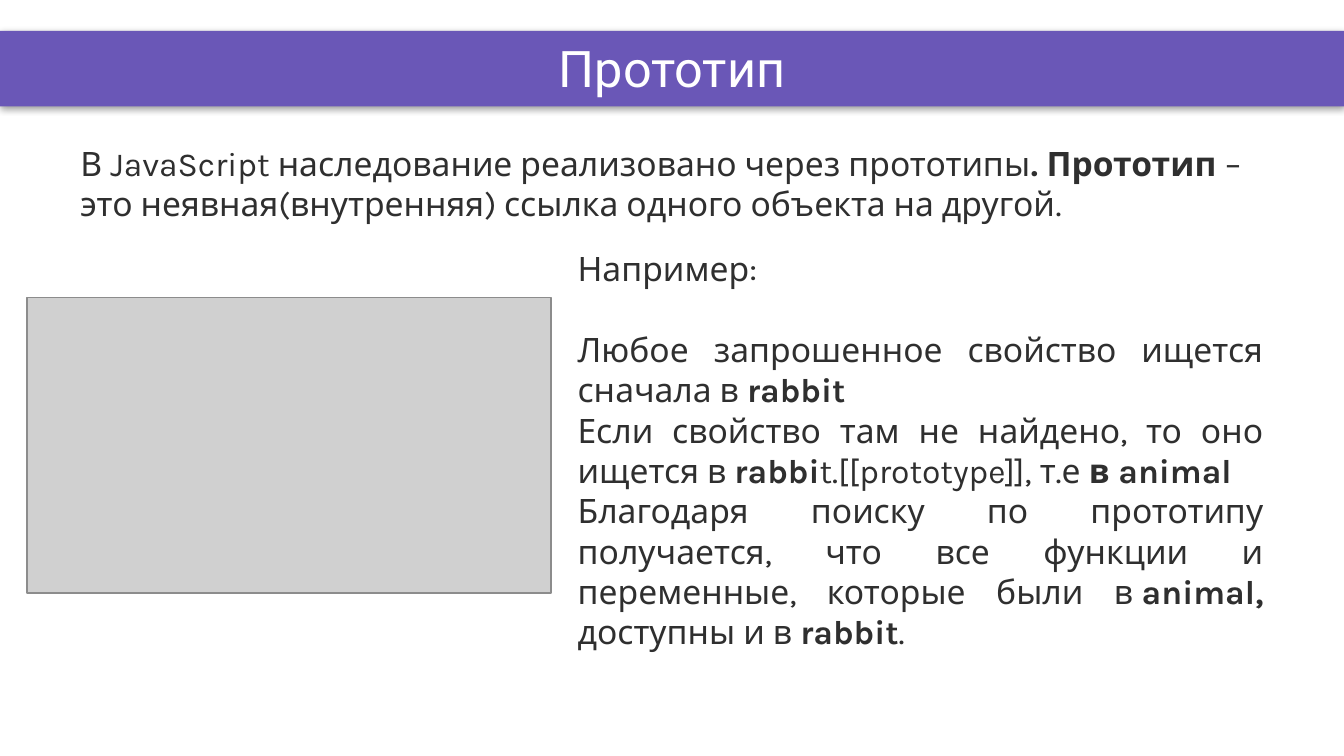
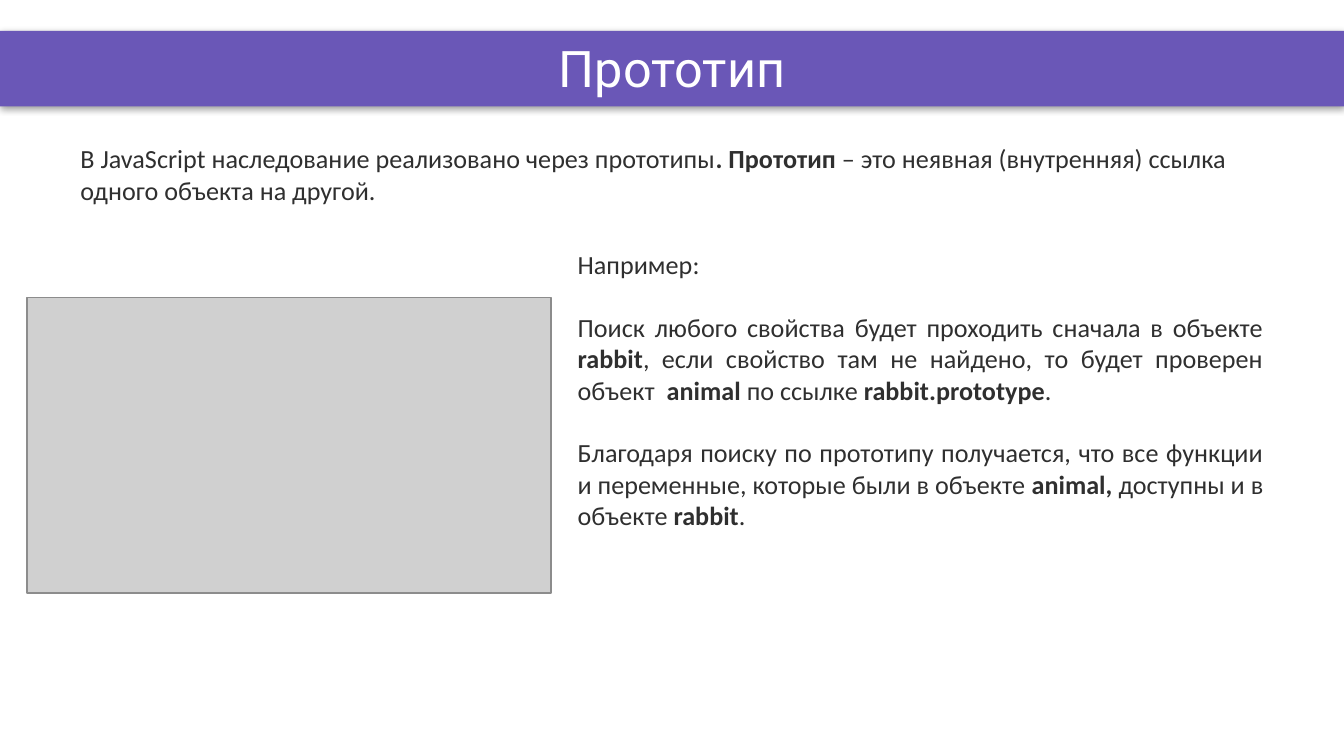
Before and after one commit to DinamickaDevelopment/Ignite-1, a slide deck: slide 6 of lesson_2/Presentation/Closures+Scope.pptx. Drawn at 1344x756 pixels with LibreOffice and Linux fonts; fonts in the diff are those of the drawing; grey boxes stand for pictures; background and template pictures are left out. Boxes give left, top, right and bottom in pixels: in the first picture for what was removed or moved away, otherwise in the second. Text is boxed around its words. In the diff, an @@ line names an element or a change of style, - is before the commit and + after.

```diff
--- a/lesson_2/Presentation/Closures+Scope.pptx
+++ b/lesson_2/Presentation/Closures+Scope.pptx
@@ text at (80, 149, 1226, 205): text changed; size 18 to 14 pt; font Karla to Calibri @@
-В JavaScript наследование реализовано через прототипы. Прототип – это неявная(внутренняя) ссылка одного объекта на другой.
+В JavaScript наследование реализовано через прототипы. Прототип – это неявная (внутренняя) ссылка одного объекта на другой.
@@ text at (578, 257, 700, 279): size 18 to 14 pt, font Karla to Calibri in "Например:" @@
@@ text at (578, 319, 1264, 525): text changed; size 18 to 14 pt; font Karla to Calibri @@
-Любое запрошенное свойство ищется сначала в rabbit
-Если свойство там не найдено, то оно ищется в rabbit.[[prototype]], т.е в animal
-Благодаря поиску по прототипу получается, что все функции и переменные, которые были в animal, доступны и в rabbit.
+Поиск любого свойства будет проходить сначала в объекте rabbit, если свойство там не найдено, то будет проверен объект animal по ссылке rabbit.prototype.
+Благодаря поиску по прототипу получается, что все функции и переменные, которые были в объекте animal, доступны и в объекте rabbit.
```
Also in this commit, not shown: 4 other slides changed, 19 other files.
